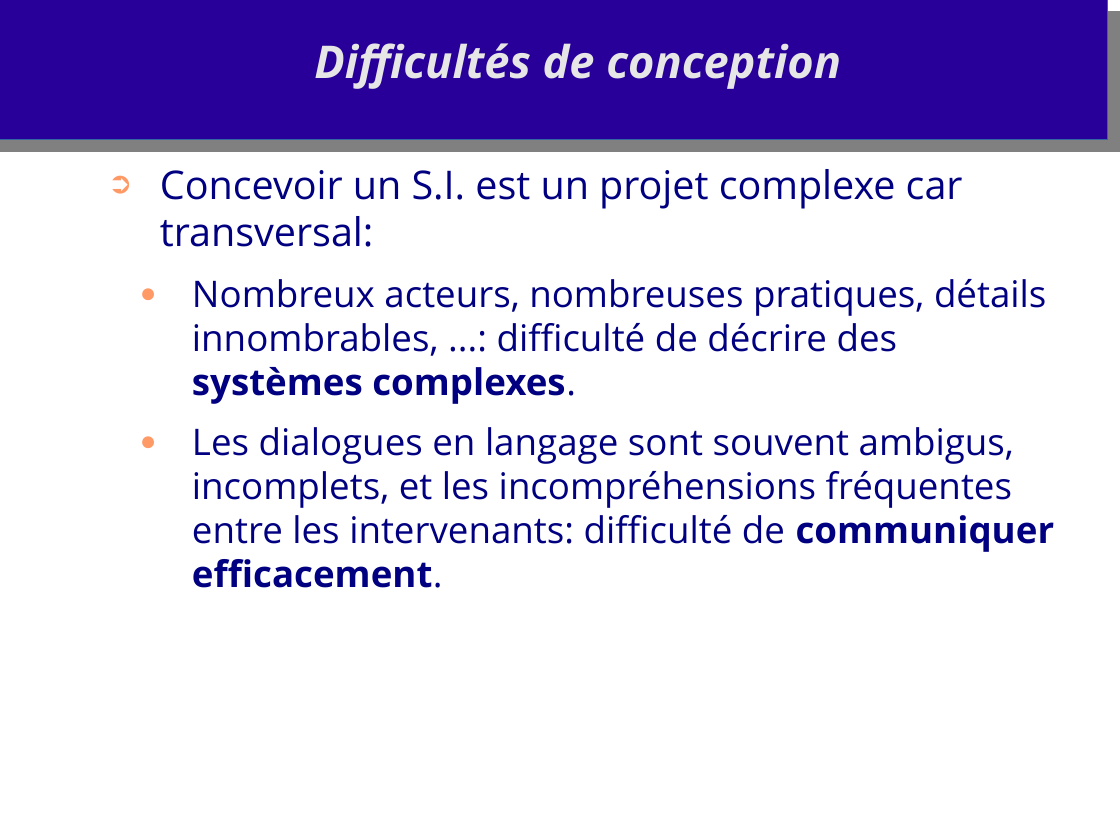
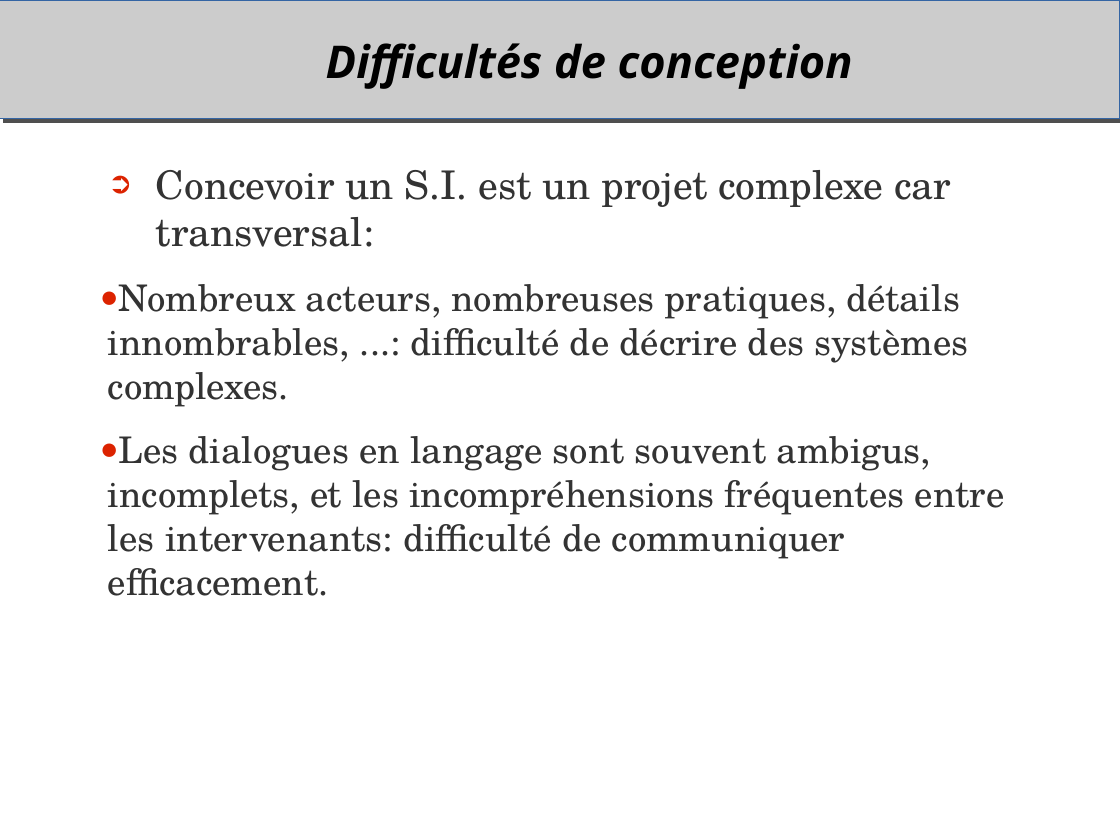
Before and after one commit to duanegris/texts, a slide deck: slide 2 of em-msi/it-s704/msi306-uml.odp (slide 3 before the commit). Drawn at 1120x840 pixels with LibreOffice and Linux fonts; fonts in the diff are those of the drawing; background and template pictures are left out. Boxes give left, top, right and bottom in pixels: in the first picture for what was removed or moved away, otherwise in the second. Text is boxed around its words. In the diff, an @@ line names an element or a change of style, - is before the commit and + after.

Commit message:
new style

```diff
--- a/em-msi/it-s704/msi306-uml.odp
+++ b/em-msi/it-s704/msi306-uml.odp
@@ rectangle: place and size @@
-rectangle at box(0, 0, 1108, 140)
+rectangle at box(0, 0, 1120, 119)
@@ rectangle at box(0, 0, 1120, 119): fill #280099 to #CCCCCC; shadow on @@
@@ rectangle removed at box(0, 12, 1120, 152) @@
@@ title "Difficultés de conception": place and size @@
-title "Difficultés de conception" at box(314, 43, 841, 89)
+title "Difficultés de conception" at box(326, 43, 853, 89)
@@ title "Difficultés de conception" at box(326, 43, 853, 89): text colour #E6E6E6 to #000000 @@
@@ text "Concevoir un S.I. est un ..." at box(108, 170, 1005, 596): font Open Sans to TeX Gyre Schola, text colour #000080 to #333333; bold off in "systèmes complexes.", "communiquer efficacement."; indent changed; more space between paragraphs; bullet colour #FF9966 to #DC2300 @@
```
Also in this commit, not shown: 43 other slides changed, 1 slide removed.
